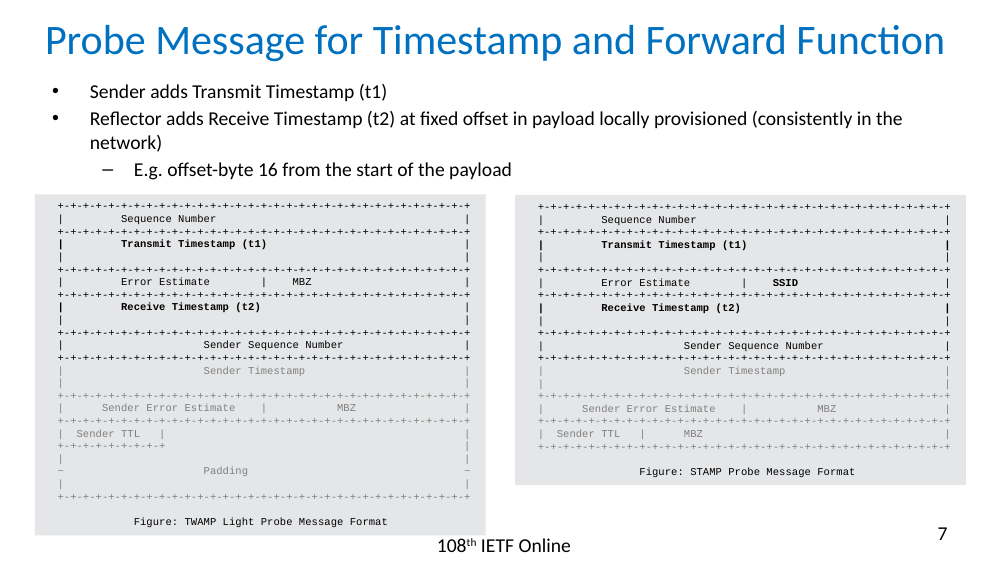
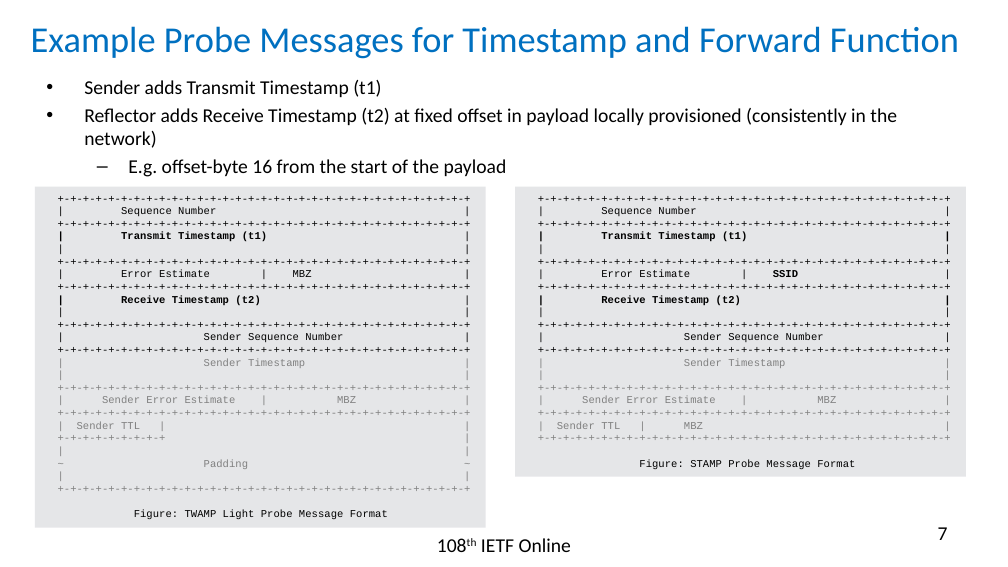
Before and after one commit to rakgandhi/ietf-slides, a slide deck: slide 7 of draft-gandhi-spring-sr-enhanced-plm-02.pptx. Drawn at 1008x567 pixels with LibreOffice and Linux fonts; fonts in the diff are those of the drawing. Boxes give left, top, right and bottom in pixels: in the first picture for what was removed or moved away, otherwise in the second. Text is boxed around its words. In the diff, an @@ line names an element or a change of style, - is before the commit and + after.

```diff
--- a/draft-gandhi-spring-sr-enhanced-plm-02.pptx
+++ b/draft-gandhi-spring-sr-enhanced-plm-02.pptx
@@ title at <box>31,26,959,59</box>: text changed; size 30 to 26 pt @@
-Probe Message for Timestamp and Forward Function
+Example Probe Messages for Timestamp and Forward Function
@@ text "Sender adds Transmit Timestamp (t1)": place and size @@
-text "Sender adds Transmit Timestamp (t1)" at <box>90,84,903,180</box>
+text "Sender adds Transmit Timestamp (t1)" at <box>84,80,897,177</box>
@@ rectangle "+-+-+-+-+-+-+-+-+-+-+-+-+-+-+-+-+-+-+-+-+-+-+-+-+-+-+-+-+-+- ...": place and size @@
-rectangle "+-+-+-+-+-+-+-+-+-+-+-+-+-+-+-+-+-+-+-+-+-+-+-+-+-+-+-+-+-+- ..." at <box>35,195,486,535</box>
+rectangle "+-+-+-+-+-+-+-+-+-+-+-+-+-+-+-+-+-+-+-+-+-+-+-+-+-+-+-+-+-+- ..." at <box>35,186,486,527</box>
@@ rectangle "+-+-+-+-+-+-+-+-+-+-+-+-+-+-+-+-+-+-+-+-+-+-+-+-+-+-+-+-+-+- ...": place and size @@
-rectangle "+-+-+-+-+-+-+-+-+-+-+-+-+-+-+-+-+-+-+-+-+-+-+-+-+-+-+-+-+-+- ..." at <box>515,195,966,485</box>
+rectangle "+-+-+-+-+-+-+-+-+-+-+-+-+-+-+-+-+-+-+-+-+-+-+-+-+-+-+-+-+-+- ..." at <box>515,186,966,477</box>
```
Also in this commit, not shown: 5 other slides changed, 1 other file.
